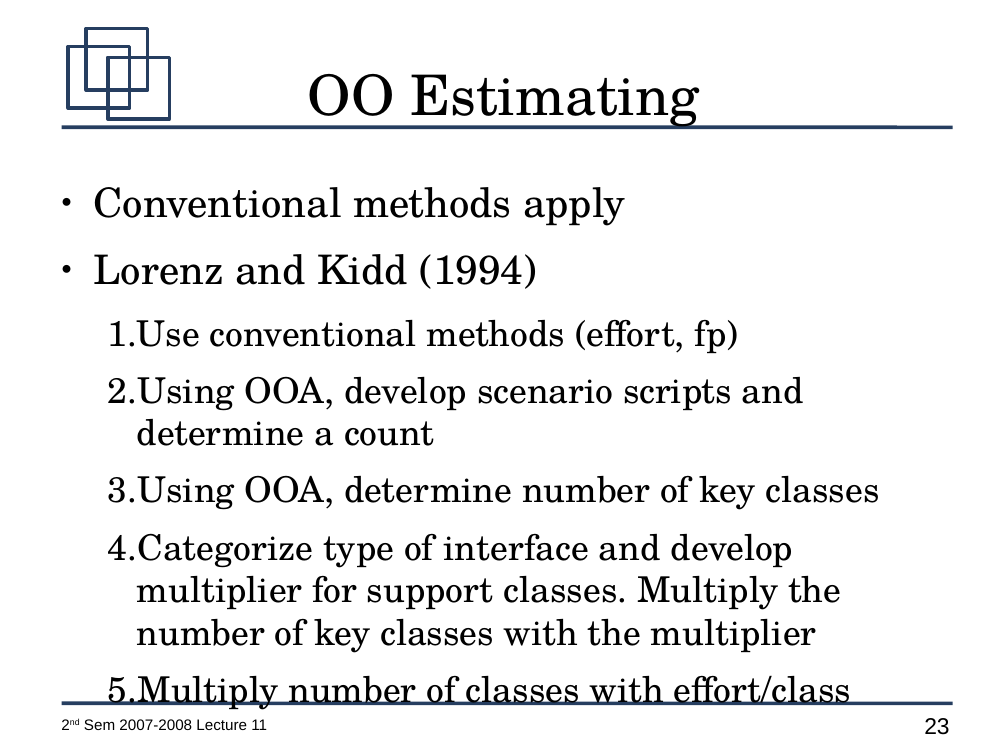
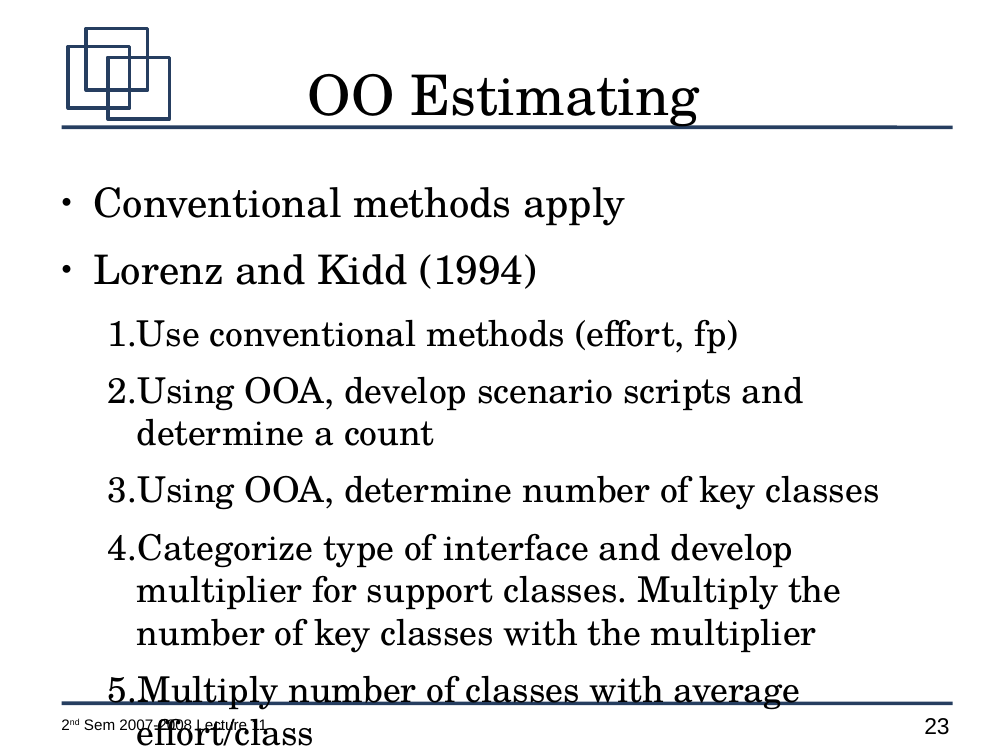
Before and after one commit to jachermocilla/jach-homepage, a slide deck: slide 23 of CMSC128-2nd-Sem-2007-L11.odp. Drawn at 1008x756 pixels with LibreOffice and Linux fonts; fonts in the diff are those of the drawing. Boxes give left, top, right and bottom in pixels: in the first picture for what was removed or moved away, otherwise in the second. Text is boxed around its words. In the diff, an @@ line names an element or a change of style, - is before the commit and + after.

```diff
--- a/CMSC128-2nd-Sem-2007-L11.odp
+++ b/CMSC128-2nd-Sem-2007-L11.odp
@@ text at (x1=108, y1=675, x2=800, y2=746): text changed @@
-  5. Multiply number of classes with effort/class
+  5. Multiply number of classes with average effort/class
```
